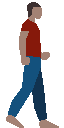
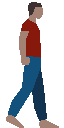
Before/after of a 64×128 layered artwork. What changed in the layer stack:
painted on "Layer #6" over [27, 2, 50, 60]
